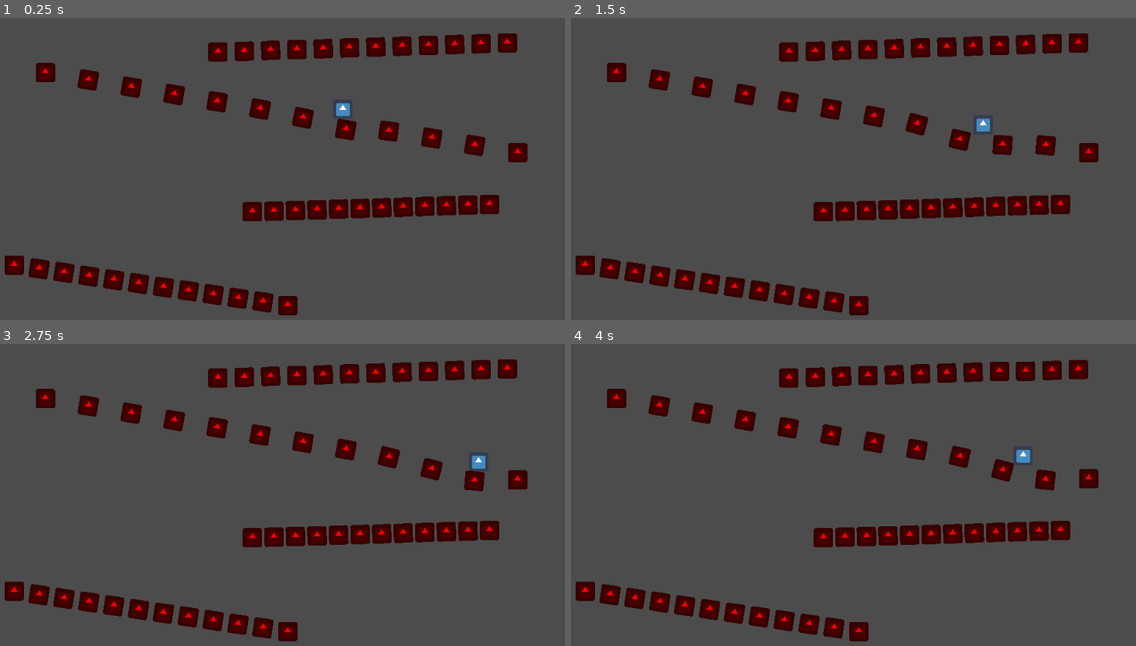
Above: before the commit, frames 1-4 (two rows, left to right).
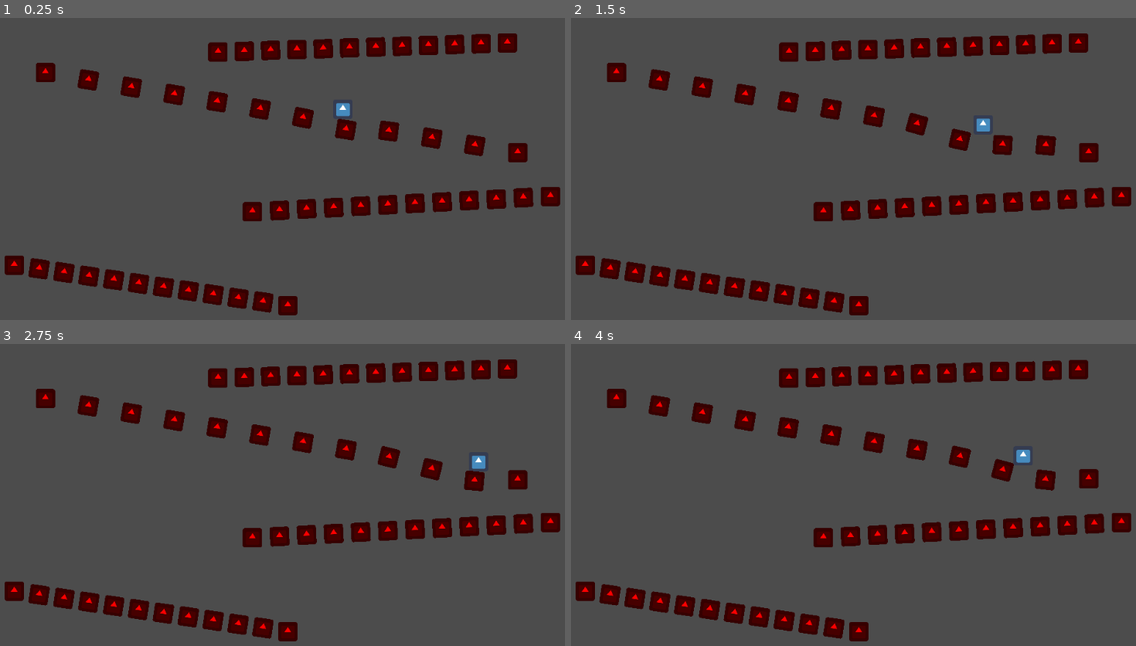
Above: after the commit, the same moments.

Repository: bpodrygajlo/godot-recipes
Game: Godot game, scene res://rope_bridge/rope_bridge_test.tscn
The game is run twice, just before and just after one commit, with the same random seed, the same clock (stepped at 60 frames per second) and the same inputs. The project has no main scene, so this scene is started directly. The engine's default icon, where the game draws it, is replaced by a stand-in: a white triangle on a blue panel in a dark square.
Inputs:
- Up to frame 1 (0.25 s): no input
- Up to frame 2 (1.5 s): hold Right (ui_right) 0.53-1.28 s; hold Down (ui_down) from 1.28 s (still down)
- Up to frame 3 (2.75 s): tap Enter at 2 s; release Down (ui_down) at 2.03 s; hold Right (ui_right) from 2.03 s (still down)
- Up to frame 4 (4 s): release Right (ui_right) at 2.78 s; hold Up (ui_up) 2.78-3.53 s; hold Left (ui_left) from 3.53 s (still down)

The runs differ from the first frame. In frame 1, 2.1% of the frame differs, in the area x 46-100%, y 56-68%; in frame 2, 2.1%; in frame 3, 2.1%; in frame 4, 2.1%.

Commit message:
Rope bridge, attempt 2

Diff:
--- /dev/null
+++ b/common/bezier.gd
@@ -0,0 +1,19 @@
+extends Node
+
+
+
+func quadratic(p0: Vector2, p1: Vector2, p2: Vector2, t: float) -> Vector2:
+	return (1 - t) * ((1 - t) * p0 + t * p1) + t * ((1 - t) * p1 + t * p2)
+
+
+func quadratic_segments(p0 : Vector2, p1 : Vector2, p2: Vector2, nr_of_segments : int) -> Array:
+	var segment_borders = [{"pos": p0, "length" : 0}]
+	var total_len : float = 0.0
+	var prev_point = quadratic(p0, p1, p2, 0)
+	for i in range(1, nr_of_segments + 1):
+		var point = quadratic(p0, p1, p2, float(i) / nr_of_segments)
+		var dist = (point - prev_point).length()
+		total_len += dist
+		segment_borders.append({"length": total_len, "pos": point})
+		prev_point = point
+	return segment_borders
--- a/project.godot
+++ b/project.godot
@@ -23,6 +23,10 @@
 config/name="Godot recipes"
 config/icon="res://icon.png"
 
+[autoload]
+
+Bezier="*res://common/bezier.gd"
+
 [physics]
 
 common/enable_pause_aware_picking=true
--- a/rope_bridge/rope_bridge_test.tscn
+++ b/rope_bridge/rope_bridge_test.tscn
@@ -19,51 +19,51 @@
 [node name="bridge_segment" parent="bridge" instance=ExtResource( 2 )]
 
 [node name="bridge_segment2" parent="bridge" instance=ExtResource( 2 )]
-position = Vector2( 71.3864, -2.23148 )
-rotation = -0.031249
+position = Vector2( 89.7333, -4.67771 )
+rotation = -6.33527
 
 [node name="bridge_segment3" parent="bridge" instance=ExtResource( 2 )]
-position = Vector2( 142.773, -4.46295 )
-rotation = -0.0312489
+position = Vector2( 179.467, -9.35542 )
+rotation = -6.33527
 
 [node name="bridge_segment4" parent="bridge" instance=ExtResource( 2 )]
-position = Vector2( 214.159, -6.69443 )
-rotation = -0.031249
+position = Vector2( 269.2, -14.0331 )
+rotation = -6.33527
 
 [node name="bridge_segment5" parent="bridge" instance=ExtResource( 2 )]
-position = Vector2( 285.546, -8.92591 )
-rotation = -0.031249
+position = Vector2( 358.933, -18.7108 )
+rotation = -6.33527
 
 [node name="bridge_segment6" parent="bridge" instance=ExtResource( 2 )]
-position = Vector2( 356.932, -11.1574 )
-rotation = -0.0312489
+position = Vector2( 448.667, -23.3886 )
+rotation = -6.33527
 
 [node name="bridge_segment7" parent="bridge" instance=ExtResource( 2 )]
-position = Vector2( 428.319, -13.3889 )
-rotation = -0.0312489
+position = Vector2( 538.4, -28.0663 )
+rotation = -6.33527
 
 [node name="bridge_segment8" parent="bridge" instance=ExtResource( 2 )]
-position = Vector2( 499.705, -15.6203 )
-rotation = -0.031249
+position = Vector2( 628.133, -32.744 )
+rotation = -6.33527
 
 [node name="bridge_segment9" parent="bridge" instance=ExtResource( 2 )]
-position = Vector2( 571.091, -17.8518 )
-rotation = -0.031249
+position = Vector2( 717.867, -37.4217 )
+rotation = -6.33527
 
 [node name="bridge_segment10" parent="bridge" instance=ExtResource( 2 )]
-position = Vector2( 642.478, -20.0833 )
-rotation = -0.0312489
+position = Vector2( 807.6, -42.0994 )
+rotation = -6.33527
 
 [node name="bridge_segment11" parent="bridge" instance=ExtResource( 2 )]
-position = Vector2( 713.864, -22.3148 )
-rotation = -0.0312489
+position = Vector2( 897.333, -46.7771 )
+rotation = -6.33527
 
 [node name="bridge_segment12" parent="bridge" instance=ExtResource( 2 )]
-position = Vector2( 785.251, -24.5462 )
+position = Vector2( 987.066, -51.4548 )
 rotation = -2.8026e-45
 
 [node name="bridge_anchor" type="Node2D" parent="."]
-position = Vector2( 643.98, 217.632 )
+position = Vector2( 845.796, 190.723 )
 
 [node name="Camera2D" type="Camera2D" parent="."]
 position = Vector2( -30.086, 75.6061 )
--- /dev/null
+++ b/rope_bridge_2/KinematicBody2D.gd
@@ -0,0 +1,43 @@
+extends KinematicBody2D
+const SPEED = 300
+var velocity : Vector2 = Vector2()
+
+
+var bridge = null
+
+func _physics_process(delta):
+	if Input.is_action_pressed("ui_right"):
+		velocity.x = SPEED
+	elif Input.is_action_pressed("ui_left"):
+		velocity.x = -SPEED
+	else:
+		velocity.x = 0
+	velocity += Vector2.DOWN * 90
+
+	var is_jumping = false
+	if Input.is_action_just_pressed("ui_up"):
+		is_jumping = true
+		velocity += Vector2.UP * 2000
+
+
+	# Find a bridge which could collide with the body in up to two frames
+	var collision = move_and_collide(velocity * delta * 2, true, true, true)
+	if collision:
+		if bridge != null:
+			bridge.clear_bend()
+		bridge = collision.collider
+
+
+	# If the player is jumping we can clear the bridges bend
+	if velocity.y < 0 and bridge != null:
+		bridge.clear_bend()
+		bridge = null
+
+	# If player is still sliding on the bridge update the bend position
+	if bridge != null:
+		bridge.bend(global_position)
+
+	if not is_jumping:
+		velocity = move_and_slide_with_snap(velocity, Vector2.DOWN * 10, Vector2.UP, true)
+	else:
+		velocity = move_and_slide(velocity, Vector2.UP, true)
--- /dev/null
+++ b/rope_bridge_2/bridge.gd
@@ -0,0 +1,152 @@
+tool
+extends KinematicBody2D
+
+# The anchor on the other side of the bridge
+export(NodePath) var bridge_anchor = ""
+# Updates bridge segment position
+export var _update_bridge = false setget update_bridge
+# To generate the polygon for the bridge
+export var _create_polygon = false setget create_polygon
+# How deep does the birdge bend
+export var bend_factor = 40
+# How thick is the bridge
+export var thickness = 40
+
+# to draw some debug info
+export var debug = false setget set_debug
+
+# bezier curve points
+var p0 : Vector2
+var p1 : Vector2
+var p2 : Vector2
+
+func add_child(node : Node, unique_name : bool = false):
+	.add_child(node, unique_name)
+	update_bridge()
+
+
+# This genrates the collision polygon
+func create_polygon(_x = false):
+	var anchor : Node2D = get_node_or_null(bridge_anchor)
+	if anchor:
+		var poly : Array = []
+		for child in $sprites.get_children():
+			poly.append(child.position)
+
+		var diff = $sprites.get_child($sprites.get_child_count() - 1).position - $sprites.get_child(0).position
+		var normal = diff.normalized()
+		var surface_normal = normal.rotated(-PI / 2)
+
+		for i in range($sprites.get_child_count()):
+			var child = $sprites.get_child($sprites.get_child_count() - i - 1)
+			poly.append(child.position + surface_normal * thickness)
+
+		$CollisionPolygon2D.polygon = PoolVector2Array(poly)
+
+
+# This updated the polygon points
+func update_polygon():
+	var anchor : Node2D = get_node_or_null(bridge_anchor)
+	if anchor:
+		var vertex_index = 0
+		for child in $sprites.get_children():
+			$CollisionPolygon2D.polygon[vertex_index] = child.position
+			vertex_index += 1
+
+		var diff = $sprites.get_child($sprites.get_child_count() - 1).position - $sprites.get_child(0).position
+		var normal = diff.normalized()
+		var surface_normal = normal.rotated(-PI / 2)
+
+		for i in range($sprites.get_child_count()):
+			var child = $sprites.get_child($sprites.get_child_count() - i - 1)
+			$CollisionPolygon2D.polygon[vertex_index] = \
+				child.position + surface_normal * thickness
+			vertex_index += 1
+
+
+func update_bridge(_x = false):
+	var anchor : Node2D = get_node_or_null(bridge_anchor)
+	if anchor:
+		if bend_pos == null:
+			var bridge_length : float = (global_position - anchor.global_position).length()
+			var segment_length : float = bridge_length / ($sprites.get_child_count() - 1)
+			var normal = (anchor.global_position - global_position).normalized()
+			var pos = Vector2.ZERO
+
+			for child in $sprites.get_children():
+				child.set_target_position(pos)
+				pos += normal * segment_length
+		else:
+			p0 = $sprites.position
+			p2 = to_local(anchor.position)
+			var normal = (p2 - p0).normalized()
+			var length = (p2 - p0).length()
+			var center = normal * length / 2
+			var dist_from_center = (bend_pos * normal - center).length()
+			var dist_factor = range_lerp(dist_from_center, 0, length/2, 1, 0.1)
+			p1 = bend_pos * normal + Vector2.DOWN * bend_factor * dist_factor
+			if debug:
+				update()
+
+			var nr_of_segments = 50
+			var sprite_count = $sprites.get_child_count()
+			var segments = Bezier.quadratic_segments(p0, p1, p2, nr_of_segments)
+			var segment_length = segments[segments.size() - 1]["length"] / (sprite_count - 1)
+			var segment_index = 0
+			for i in range(1, sprite_count - 1):
+				var arc_length = i * segment_length
+
+				# find the point that is on the curve in front of our desired position
+				while segments[segment_index]["length"] <= arc_length:
+					segment_index += 1
+
+				if segment_index < nr_of_segments:
+					# interpolate between the two points
+					var p1 : Vector2 = segments[segment_index-1]["pos"]
+					var p2 : Vector2 = segments[segment_index]["pos"]
+					var weight = range_lerp(
+						arc_length,
+						segments[segment_index-1]["length"],
+						segments[segment_index]["length"],
+						0,
+						1)
+					$sprites.get_child(i).position = p1.linear_interpolate(p2, weight)
+
+	_update_rotation()
+
+var iter = 0
+func _physics_process(delta):
+	update_bridge()
+	if iter % 20 == 0:
+		update_polygon()
+
+# rotates the bridge segments
+func _update_rotation():
+	for i in range(1, $sprites.get_child_count() - 1):
+		var prev_child = $sprites.get_child(i - 1)
+		var next_child = $sprites.get_child(i + 1)
+		var child = $sprites.get_child(i)
+		child.set_target_rotation((child.position.angle_to_point(prev_child.position) + \
+			next_child.position.angle_to_point(child.position)) / 2)
+
+
+func _on_sprites_update_bridge():
+	update_bridge()
+
+
+var bend_pos = null
+func bend(pos : Vector2):
+	bend_pos = to_local(pos)
+
+func clear_bend():
+	bend_pos = null
+
+func _draw():
+	if debug:
+		draw_circle(p0, 10, Color.rebeccapurple)
+		draw_circle(p1, 10, Color.rebeccapurple)
+		draw_circle(p2, 10, Color.rebeccapurple)
+
+func set_debug(_debug):
+	debug = _debug
+	update()
--- /dev/null
+++ b/rope_bridge_2/bridge_sprite.gd
@@ -0,0 +1,15 @@
+tool
+extends Sprite
+
+var target_position : Vector2 = position
+var target_rotation : float = rotation
+
+func set_target_position(pos):
+	target_position = pos
+
+func set_target_rotation(rot):
+	target_rotation = rot
+
+func _physics_process(delta):
+	position = lerp(position, target_position, delta * 5)
+	rotation = lerp_angle(rotation, target_rotation, delta * 10)
--- /dev/null
+++ b/rope_bridge_2/bridge_sprites.gd
@@ -0,0 +1,7 @@
+tool
+extends Node2D
+signal update_bridge
+
+func add_child(node : Node, unique_name : bool = false):
+	.add_child(node, unique_name)
+	emit_signal("update_bridge")
--- /dev/null
+++ b/rope_bridge_2/test_scene.tscn
@@ -0,0 +1,290 @@
+[gd_scene load_steps=7 format=2]
+
+[ext_resource path="res://rope_bridge_2/bridge.gd" type="Script" id=1]
+[ext_resource path="res://icon.png" type="Texture" id=2]
+[ext_resource path="res://rope_bridge_2/bridge_sprites.gd" type="Script" id=3]
+[ext_resource path="res://rope_bridge_2/bridge_sprite.gd" type="Script" id=4]
+[ext_resource path="res://rope_bridge_2/KinematicBody2D.gd" type="Script" id=5]
+
+[sub_resource type="RectangleShape2D" id=1]
+extents = Vector2( 34.363, 34.2538 )
+
+[node name="test_scene" type="Node2D"]
+
+[node name="Camera2D" type="Camera2D" parent="."]
+position = Vector2( 40.7288, 177.376 )
+current = true
+
+[node name="bridge" type="KinematicBody2D" parent="."]
+position = Vector2( -303.835, 211.991 )
+script = ExtResource( 1 )
+bridge_anchor = NodePath("../anchor")
+bend_factor = 80
+
+[node name="sprites" type="Node2D" parent="bridge"]
+script = ExtResource( 3 )
+
+[node name="icon" type="Sprite" parent="bridge/sprites"]
+texture = ExtResource( 2 )
+script = ExtResource( 4 )
+
+[node name="icon3" type="Sprite" parent="bridge/sprites"]
+position = Vector2( 60.354, 0.461545 )
+rotation = 12.574
+texture = ExtResource( 2 )
+script = ExtResource( 4 )
+
+[node name="icon4" type="Sprite" parent="bridge/sprites"]
+position = Vector2( 120.708, 0.92309 )
+rotation = 12.574
+texture = ExtResource( 2 )
+script = ExtResource( 4 )
+
+[node name="icon12" type="Sprite" parent="bridge/sprites"]
+position = Vector2( 181.062, 1.38464 )
+rotation = 12.574
+texture = ExtResource( 2 )
+script = ExtResource( 4 )
+
+[node name="icon13" type="Sprite" parent="bridge/sprites"]
+position = Vector2( 241.416, 1.84618 )
+rotation = 12.574
+texture = ExtResource( 2 )
+script = ExtResource( 4 )
+
+[node name="icon15" type="Sprite" parent="bridge/sprites"]
+position = Vector2( 301.77, 2.30773 )
+rotation = 12.574
+texture = ExtResource( 2 )
+script = ExtResource( 4 )
+
+[node name="icon14" type="Sprite" parent="bridge/sprites"]
+position = Vector2( 362.124, 2.76927 )
+rotation = 12.574
+texture = ExtResource( 2 )
+script = ExtResource( 4 )
+
+[node name="icon9" type="Sprite" parent="bridge/sprites"]
+position = Vector2( 422.478, 3.23082 )
+rotation = 6.29083
+texture = ExtResource( 2 )
+script = ExtResource( 4 )
+
+[node name="icon16" type="Sprite" parent="bridge/sprites"]
+position = Vector2( 482.832, 3.69236 )
+rotation = 0.00764715
+texture = ExtResource( 2 )
+script = ExtResource( 4 )
+
+[node name="icon2" type="Sprite" parent="bridge/sprites"]
+position = Vector2( 543.186, 4.15391 )
+rotation = 0.00764715
+texture = ExtResource( 2 )
+script = ExtResource( 4 )
+
+[node name="icon5" type="Sprite" parent="bridge/sprites"]
+position = Vector2( 603.54, 4.61545 )
+rotation = 0.00764715
+texture = ExtResource( 2 )
+script = ExtResource( 4 )
+
+[node name="icon6" type="Sprite" parent="bridge/sprites"]
+position = Vector2( 663.894, 5.077 )
+texture = ExtResource( 2 )
+script = ExtResource( 4 )
+
+[node name="CollisionPolygon2D" type="CollisionPolygon2D" parent="bridge"]
+polygon = PoolVector2Array( 0, 0, 60.354, 0.461545, 120.708, 0.92309, 181.062, 1.38464, 241.416, 1.84618, 301.77, 2.30773, 362.124, 2.76927, 422.478, 3.23082, 482.832, 3.69236, 543.186, 4.15391, 603.54, 4.61545, 663.894, 5.077, 664.2, -34.9218, 603.846, -35.3834, 543.492, -35.8449, 483.138, -36.3065, 422.784, -36.768, 362.43, -37.2296, 302.076, -37.6911, 241.722, -38.1526, 181.368, -38.6142, 121.014, -39.0757, 60.6599, -39.5373, 0.305882, -39.9988 )
+one_way_collision = true
+one_way_collision_margin = 27.1
+
+[node name="anchor" type="Node2D" parent="."]
+position = Vector2( 360.059, 217.068 )
+
+[node name="KinematicBody2D" type="KinematicBody2D" parent="."]
+position = Vector2( -149.866, -195.673 )
+collision_layer = 2
+collision_mask = 3
+script = ExtResource( 5 )
+
+[node name="CollisionShape2D" type="CollisionShape2D" parent="KinematicBody2D"]
+shape = SubResource( 1 )
+
+[node name="icon" type="Sprite" parent="KinematicBody2D"]
+texture = ExtResource( 2 )
+
+[node name="bridge2" type="KinematicBody2D" parent="."]
+position = Vector2( -473.349, 487.451 )
+script = ExtResource( 1 )
+bridge_anchor = NodePath("../anchor2")
+bend_factor = 20
+
+[node name="sprites" type="Node2D" parent="bridge2"]
+script = ExtResource( 3 )
+
+[node name="icon" type="Sprite" parent="bridge2/sprites"]
+texture = ExtResource( 2 )
+script = ExtResource( 4 )
+
+[node name="icon3" type="Sprite" parent="bridge2/sprites"]
+position = Vector2( 80.5802, -5.70264 )
+rotation = 12.4957
+texture = ExtResource( 2 )
+script = ExtResource( 4 )
+
+[node name="icon4" type="Sprite" parent="bridge2/sprites"]
+position = Vector2( 161.16, -11.4053 )
+rotation = 12.4957
+texture = ExtResource( 2 )
+script = ExtResource( 4 )
+
+[node name="icon12" type="Sprite" parent="bridge2/sprites"]
+position = Vector2( 241.741, -17.1079 )
+rotation = 12.4957
+texture = ExtResource( 2 )
+script = ExtResource( 4 )
+
+[node name="icon13" type="Sprite" parent="bridge2/sprites"]
+position = Vector2( 322.321, -22.8105 )
+rotation = 12.4957
+texture = ExtResource( 2 )
+script = ExtResource( 4 )
+
+[node name="icon15" type="Sprite" parent="bridge2/sprites"]
+position = Vector2( 402.901, -28.5132 )
+rotation = 12.4957
+texture = ExtResource( 2 )
+script = ExtResource( 4 )
+
+[node name="icon14" type="Sprite" parent="bridge2/sprites"]
+position = Vector2( 483.481, -34.2158 )
+rotation = 12.4957
+texture = ExtResource( 2 )
+script = ExtResource( 4 )
+
+[node name="icon9" type="Sprite" parent="bridge2/sprites"]
+position = Vector2( 564.061, -39.9185 )
+rotation = 6.21253
+texture = ExtResource( 2 )
+script = ExtResource( 4 )
+
+[node name="icon16" type="Sprite" parent="bridge2/sprites"]
+position = Vector2( 644.641, -45.6211 )
+rotation = -0.0706519
+texture = ExtResource( 2 )
+script = ExtResource( 4 )
+
+[node name="icon2" type="Sprite" parent="bridge2/sprites"]
+position = Vector2( 725.222, -51.3237 )
+rotation = -0.0706519
+texture = ExtResource( 2 )
+script = ExtResource( 4 )
+
+[node name="icon5" type="Sprite" parent="bridge2/sprites"]
+position = Vector2( 805.802, -57.0264 )
+rotation = -0.0706519
+texture = ExtResource( 2 )
+script = ExtResource( 4 )
+
+[node name="icon6" type="Sprite" parent="bridge2/sprites"]
+position = Vector2( 886.382, -62.729 )
+texture = ExtResource( 2 )
+script = ExtResource( 4 )
+
+[node name="CollisionPolygon2D" type="CollisionPolygon2D" parent="bridge2"]
+polygon = PoolVector2Array( 0, 0, 80.5802, -5.70264, 161.16, -11.4053, 241.741, -17.1079, 322.321, -22.8105, 402.901, -28.5132, 483.481, -34.2158, 564.061, -39.9185, 644.641, -45.6211, 725.222, -51.3237, 805.802, -57.0264, 886.382, -62.729, 883.558, -102.629, 802.978, -96.9266, 722.398, -91.2239, 641.818, -85.5213, 561.237, -79.8187, 480.657, -74.116, 400.077, -68.4134, 319.497, -62.7108, 238.917, -57.0081, 158.337, -51.3055, 77.7564, -45.6028, -2.82373, -39.9002 )
+one_way_collision = true
+one_way_collision_margin = 27.1
+
+[node name="anchor2" type="Node2D" parent="."]
+position = Vector2( 413.033, 424.722 )
+
+[node name="bridge3" type="KinematicBody2D" parent="."]
+position = Vector2( -300.66, -7.07031 )
+script = ExtResource( 1 )
+bridge_anchor = NodePath("../anchor3")
+bend_factor = 300
+
+[node name="sprites" type="Node2D" parent="bridge3"]
+script = ExtResource( 3 )
+
+[node name="icon" type="Sprite" parent="bridge3/sprites"]
+texture = ExtResource( 2 )
+script = ExtResource( 4 )
+
+[node name="icon3" type="Sprite" parent="bridge3/sprites"]
+position = Vector2( 66.6128, 1.15625 )
+rotation = 12.5837
+texture = ExtResource( 2 )
+script = ExtResource( 4 )
+
+[node name="icon4" type="Sprite" parent="bridge3/sprites"]
+position = Vector2( 133.226, 2.3125 )
+rotation = 12.5837
+texture = ExtResource( 2 )
+script = ExtResource( 4 )
+
+[node name="icon12" type="Sprite" parent="bridge3/sprites"]
+position = Vector2( 199.838, 3.46875 )
+rotation = 12.5837
+texture = ExtResource( 2 )
+script = ExtResource( 4 )
+
+[node name="icon13" type="Sprite" parent="bridge3/sprites"]
+position = Vector2( 266.451, 4.625 )
+rotation = 12.5837
+texture = ExtResource( 2 )
+script = ExtResource( 4 )
+
+[node name="icon15" type="Sprite" parent="bridge3/sprites"]
+position = Vector2( 333.064, 5.78125 )
+rotation = 12.5837
+texture = ExtResource( 2 )
+script = ExtResource( 4 )
+
+[node name="icon14" type="Sprite" parent="bridge3/sprites"]
+position = Vector2( 399.677, 6.9375 )
+rotation = 12.5837
+texture = ExtResource( 2 )
+script = ExtResource( 4 )
+
+[node name="icon9" type="Sprite" parent="bridge3/sprites"]
+position = Vector2( 466.29, 8.09375 )
+rotation = 6.30054
+texture = ExtResource( 2 )
+script = ExtResource( 4 )
+
+[node name="icon16" type="Sprite" parent="bridge3/sprites"]
+position = Vector2( 532.903, 9.25 )
+rotation = 0.017356
+texture = ExtResource( 2 )
+script = ExtResource( 4 )
+
+[node name="icon2" type="Sprite" parent="bridge3/sprites"]
+position = Vector2( 599.515, 10.4063 )
+rotation = 0.017356
+texture = ExtResource( 2 )
+script = ExtResource( 4 )
+
+[node name="icon5" type="Sprite" parent="bridge3/sprites"]
+position = Vector2( 666.128, 11.5625 )
+rotation = 0.017356
+texture = ExtResource( 2 )
+script = ExtResource( 4 )
+
+[node name="icon6" type="Sprite" parent="bridge3/sprites"]
+position = Vector2( 732.741, 12.7188 )
+texture = ExtResource( 2 )
+script = ExtResource( 4 )
+
+[node name="CollisionPolygon2D" type="CollisionPolygon2D" parent="bridge3"]
+polygon = PoolVector2Array( 0, 0, 66.6128, 1.15625, 133.226, 2.3125, 199.838, 3.46875, 266.451, 4.625, 333.064, 5.78125, 399.677, 6.9375, 466.29, 8.09375, 532.903, 9.25, 599.515, 10.4063, 666.128, 11.5625, 732.741, 12.7188, 733.435, -27.2752, 666.822, -28.4315, 600.21, -29.5877, 533.597, -30.744, 466.984, -31.9002, 400.371, -33.0565, 333.758, -34.2127, 267.145, -35.369, 200.533, -36.5252, 133.92, -37.6815, 67.307, -38.8377, 0.694205, -39.994 )
+one_way_collision = true
+one_way_collision_margin = 27.1
+
+[node name="anchor3" type="Node2D" parent="."]
+position = Vector2( 432.081, 5.64844 )
+
+[connection signal="update_bridge" from="bridge/sprites" to="bridge" method="_on_sprites_update_bridge"]
+[connection signal="update_bridge" from="bridge2/sprites" to="bridge2" method="_on_sprites_update_bridge"]
+[connection signal="update_bridge" from="bridge3/sprites" to="bridge3" method="_on_sprites_update_bridge"]
